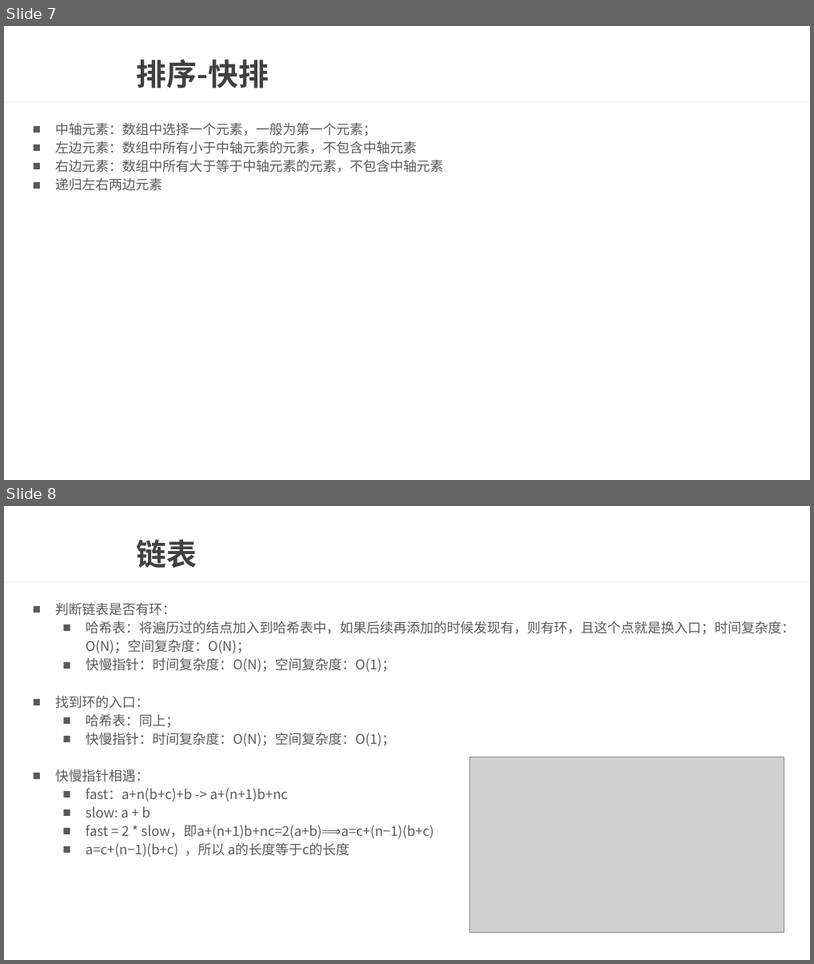
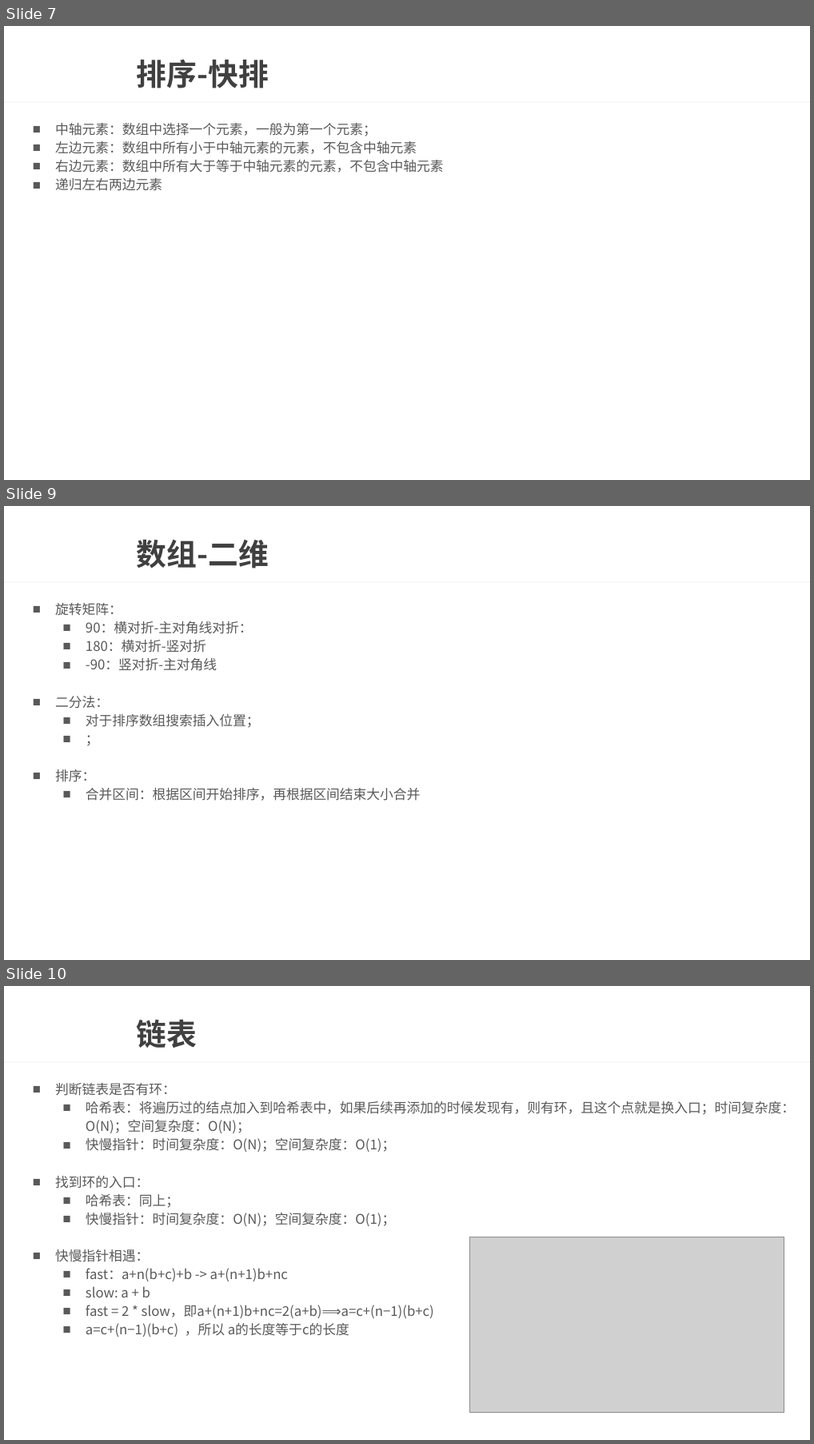
Before and after one commit to wtj900/wtj900.github.io, a slide deck: file/面试文档/13-数据结构与算法.pptx. Shown one above the other, each under a label of ours: slides 7 and 8 before the commit, slides 7, 9 and 10 after it; the slides between them are not shown. The pictures are 814x964 and 814x1444 pixels, drawn with LibreOffice and Linux fonts; fonts in the diff are those of the drawing; grey boxes stand for pictures; background and template pictures are left out. Boxes give left, top, right and bottom in pixels: in the first picture for what was removed or moved away, otherwise in the second. Text is boxed around its words. In the diff, an @@ line names an element or a change of style, - is before the commit and + after.

```diff
--- a/file/面试文档/13-数据结构与算法.pptx
+++ b/file/面试文档/13-数据结构与算法.pptx
@@ slide 9 added at [4, 506, 810, 960], background picture (left out); not listed: 1 template element that a slide beside it also shows @@
@@ title added at [137, 540, 269, 568], 36 pt, text #404040, bold @@
+数组-二维
@@ text added at [55, 603, 420, 800], 16 pt, text #595959 @@
+■ 旋转矩阵：
+  ■ 90：横对折-主对角线对折：
+  ■ 180：横对折-竖对折
+  ■ -90：竖对折-主对角线
+■ 二分法：
+  ■ 对于排序数组搜索插入位置；
+  ■ ；
+■ 排序：
+  ■ 合并区间：根据区间开始排序，再根据区间结束大小合并
@@ what was slide 8 is now slide 10 @@
```
Also in this commit, not shown: 1 slide changed, 5 other slides added, 1 slide removed.
